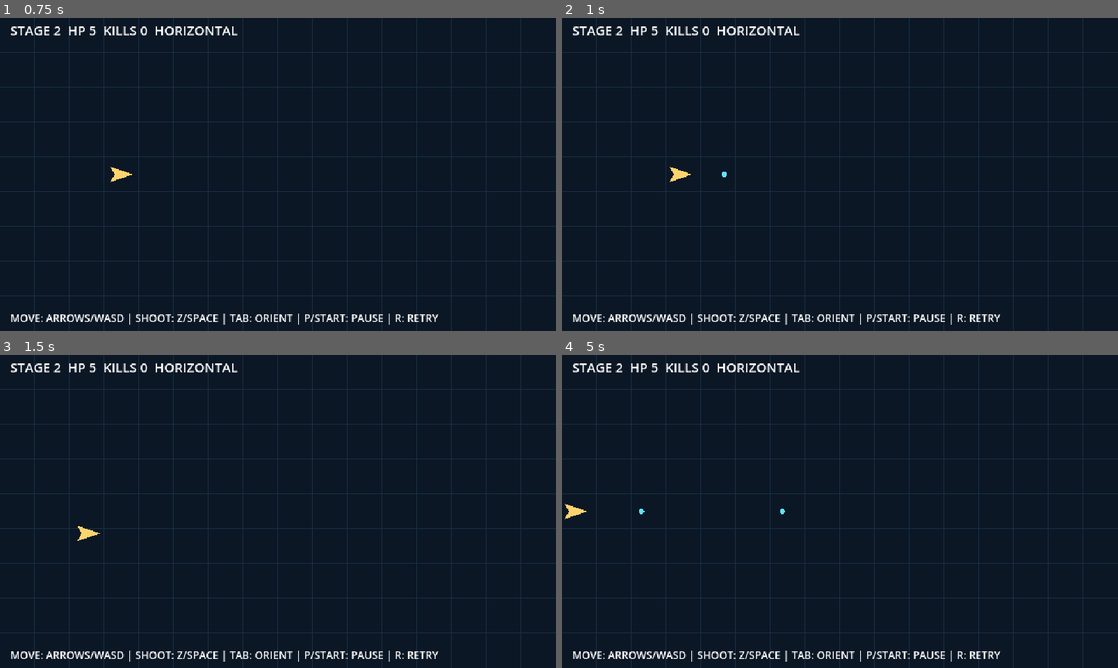
Above: before the commit, frames 1-4 (two rows, left to right).
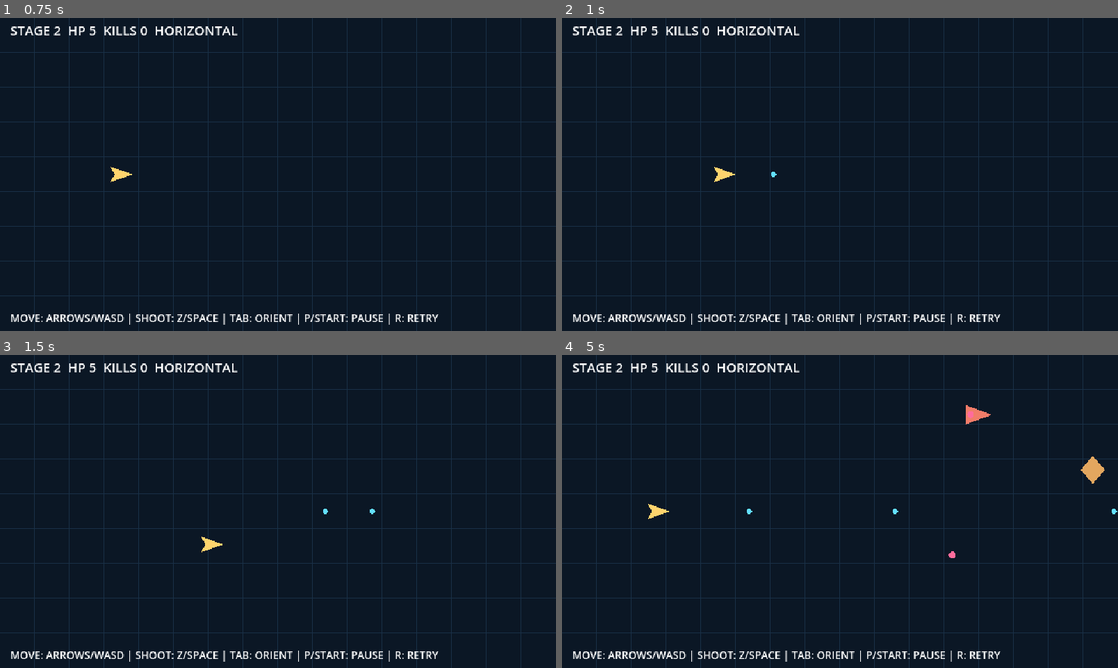
Above: after the commit, the same moments.

Repository: coshimagame/manjusyage
Game: Godot game, scene res://scenes/stage02_combat.tscn
The game is run twice, just before and just after one commit, with the same random seed, the same clock (stepped at 60 frames per second) and the same inputs. This scene is started directly instead of the project's main scene.
Inputs (mouse positions are in pixels of both pictures, inside the frame that each line leads up to):
- Up to frame 1 (0.75 s): tap Enter at 0.5, 0.6 s; move the mouse to (400, 158) at 0.52 s; hold Right (ui_right) from 0.53 s (still down); click (400, 158) at 0.67 s
- Up to frame 2 (1 s): keep holding Right (ui_right); tap Space at 0.77 s; tap R at 0.8 s
- Up to frame 3 (1.5 s): tap Space at 1.07 s; move the mouse to (166, 527) at 1.27 s; release Right (ui_right) at 1.28 s; hold Down (ui_down) from 1.28 s (still down); tap R at 1.35 s
- Up to frame 4 (5 s): tap Space at 1.52, 1.82, 2.85, 3.02, 3.32, 3.77, 4.07, 4.52, 4.82 s; tap E at 1.55, 2.1, 4.55 s; move the mouse to (895, 442) at 2.02 s; release Down (ui_down) at 2.03 s; hold Right (ui_right) 2.03-2.78 s; hold Space 2.03-2.78 s; move the mouse to (812, 574) at 2.77 s; hold Up (ui_up) 2.78-3.53 s; click (812, 574) at 2.92 s; tap Enter at 3.05, 3.6 s; move the mouse to (1006, 558) at 3.52 s; hold Left (ui_left) from 3.53 s (still down); tap R at 3.8, 4.35 s; move the mouse to (673, 464) at 4.27 s

Frame 1 is identical in both runs. In frame 2, 0.2% of the frame differs, in the area x 19-39%, y 47-53%; in frame 3, 0.2%; in frame 4, 0.6%, in the area x 0-100%, y 16-65%.

Commit message:
fix(stage02): make result-screen keyboard retry consistent and prevent mid-combat reset

Diff:
--- a/scripts/stage02_combat.gd
+++ b/scripts/stage02_combat.gd
@@ -80,16 +80,12 @@
    _return_to_briefing()
   elif event.keycode == KEY_ESCAPE:
    get_tree().change_scene_to_file("res://prologue.tscn")
-  elif event.keycode in [KEY_ENTER,KEY_SPACE] and game_over:
-   get_tree().change_scene_to_file("res://prologue.tscn")
+  elif event.keycode in [KEY_ENTER, KEY_SPACE] and game_over:
+   _load_stage()
   elif event.keycode == KEY_S and game_over and stage_complete and save_failed:
    _save_clear_progress()
    queue_redraw()
-  elif event.keycode == KEY_R:
-   stage = 2
-   hp = 5
-   kills = 0
-   game_over = false
+  elif event.keycode == KEY_R and game_over:
    _load_stage()
 
 func _unhandled_input(event: InputEvent) -> void:
